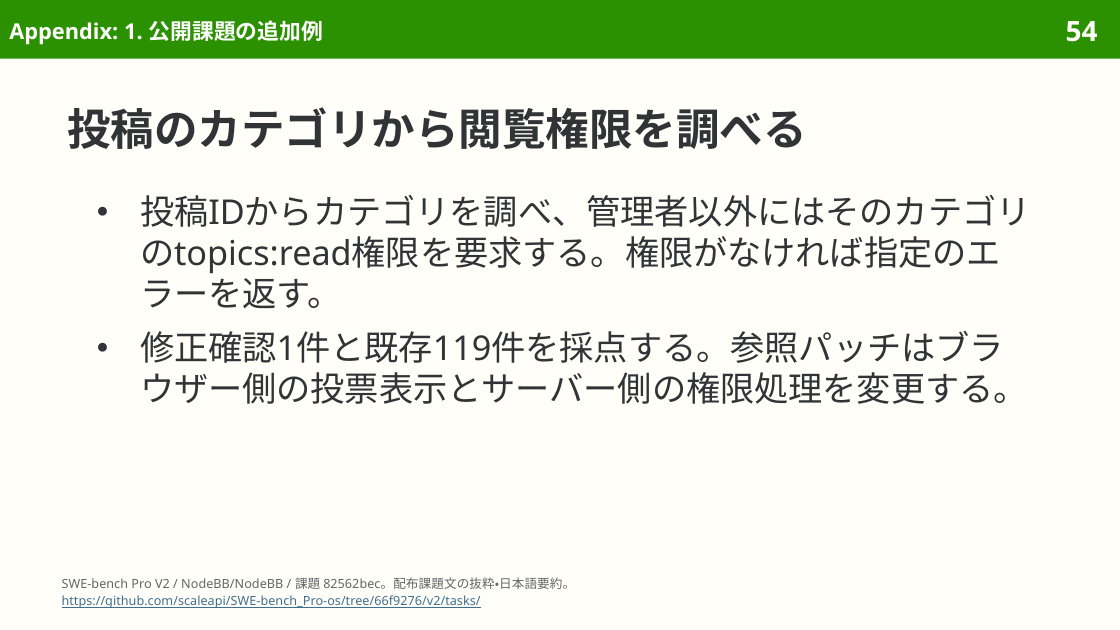
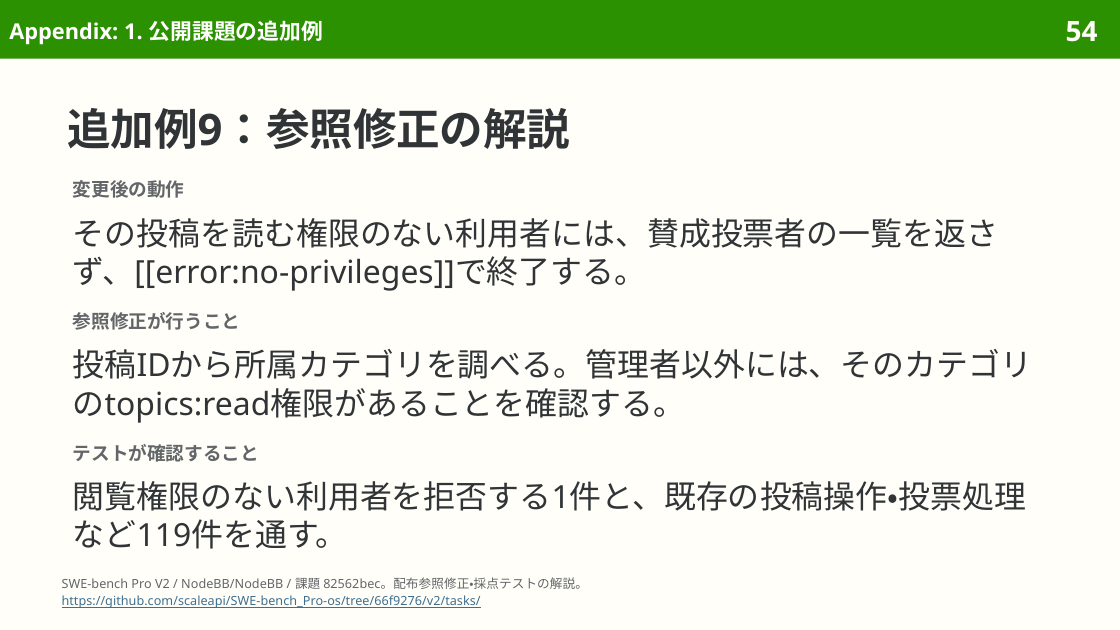
Before and after one commit to sasakiy84/datasets-in-10-minutes, a slide deck: slide 54 of slides/datasets-in-10-minutes-swe-bench-pro.pptx. Drawn at 1120x630 pixels with LibreOffice and Linux fonts; fonts in the diff are those of the drawing. Boxes give left, top, right and bottom in pixels: in the first picture for what was removed or moved away, otherwise in the second. Text is boxed around its words. In the diff, an @@ line names an element or a change of style, - is before the commit and + after.

Commit message:
Clarify SWE-bench Pro example solutions and tighten layouts

```diff
--- a/slides/datasets-in-10-minutes-swe-bench-pro.pptx
+++ b/slides/datasets-in-10-minutes-swe-bench-pro.pptx
@@ title at [67,108,570,149]: text changed @@
-投稿のカテゴリから閲覧権限を調べる
+追加例9：参照修正の解説
@@ text added at [73,180,185,198], 12 pt, text #626669, bold @@
+変更後の動作
@@ text removed at [140,195,1031,404] @@
-● 投稿IDからカテゴリを調べ、管理者以外にはそのカテゴリのtopics:read権限を要求する。権限がなければ指定のエラーを返す。
-● 修正確認1件と既存119件を採点する。参照パッチはブラウザー側の投票表示とサーバー側の権限処理を変更する。
@@ text added at [73,218,999,291], 20.5 pt, text #303437 @@
+その投稿を読む権限のない利用者には、賛成投票者の一覧を返さず、[[error:no-privileges]]で終了する。
@@ text added at [73,312,241,330], 12 pt, text #626669, bold @@
+参照修正が行うこと
@@ text added at [73,349,1033,423], 20.5 pt, text #303437 @@
+投稿IDから所属カテゴリを調べる。管理者以外には、そのカテゴリのtopics:read権限があることを確認する。
@@ text added at [73,444,259,462], 12 pt, text #626669, bold @@
+テストが確認すること
@@ text added at [73,481,1026,549], 20.5 pt, text #303437 @@
+閲覧権限のない利用者を拒否する1件と、既存の投稿操作・投票処理など119件を通す。
@@ text at [62,577,588,589]: text changed @@
-SWE-bench Pro V2 / NodeBB/NodeBB / 課題 82562bec。配布課題文の抜粋・日本語要約。
+SWE-bench Pro V2 / NodeBB/NodeBB / 課題 82562bec。配布参照修正・採点テストの解説。
```
Also in this commit, not shown: 26 other slides changed, 3 other files.
